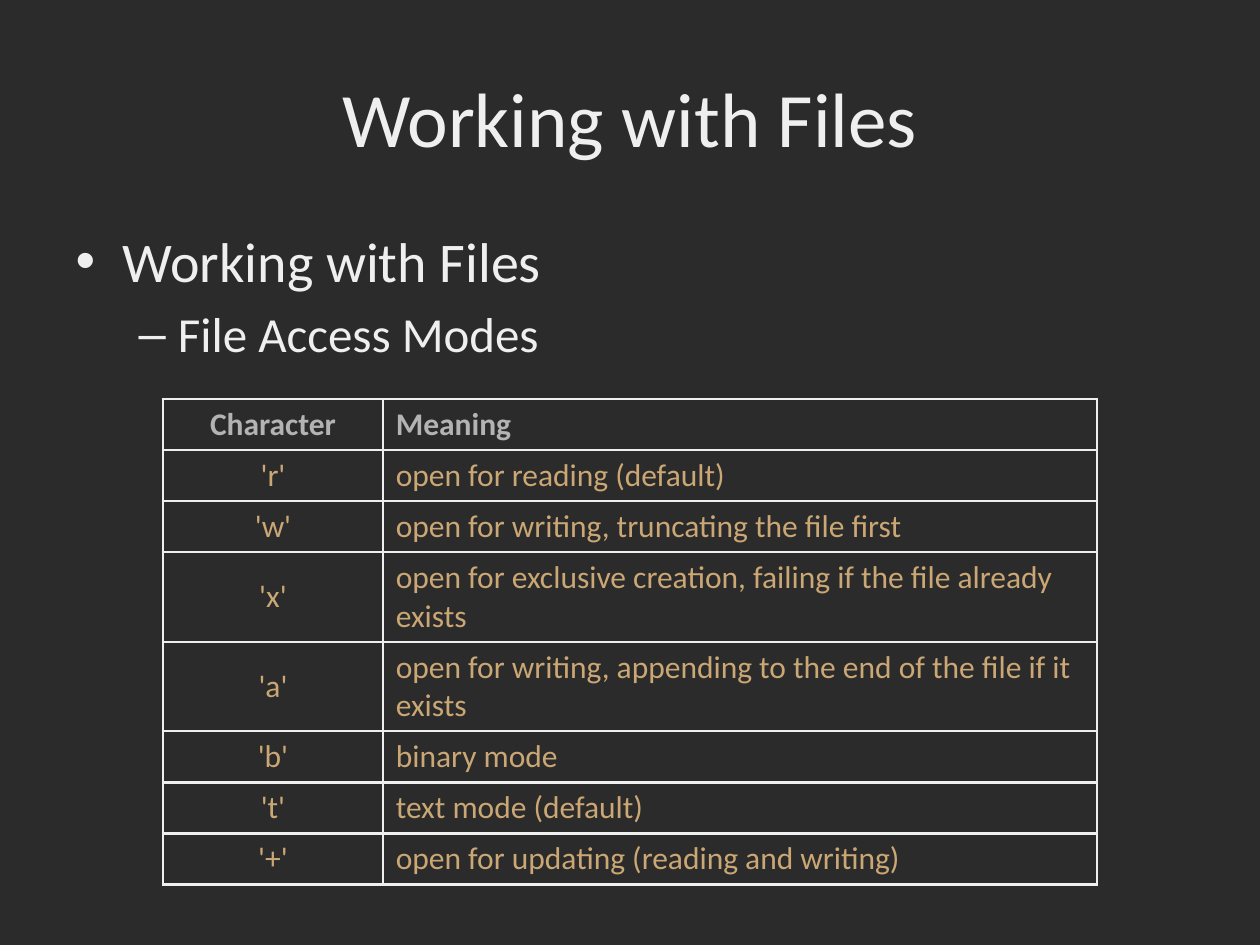
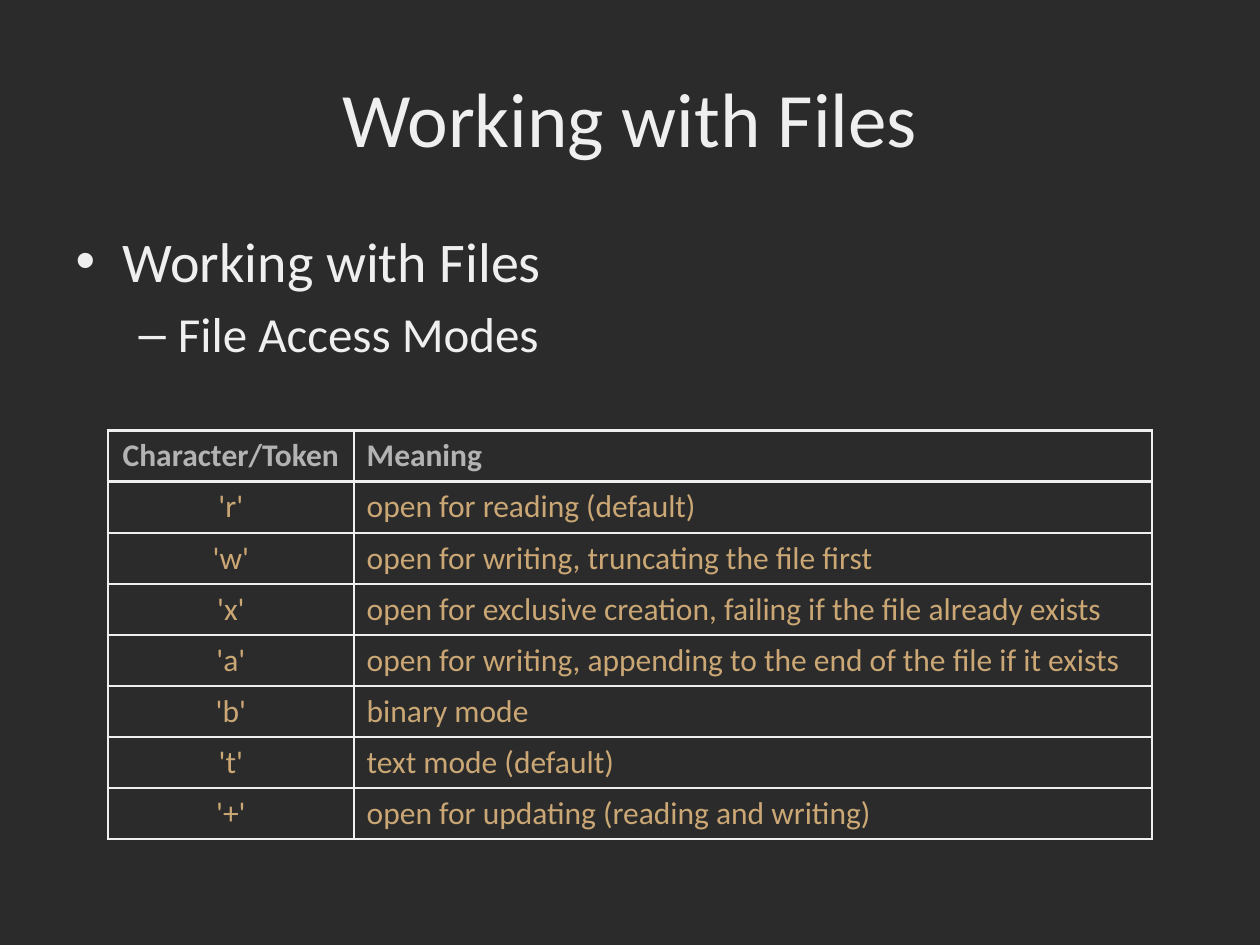
Before and after one commit to dbowmans46/PracticalProgramming, a slide deck: slide 105 of Session 7 - Python/Instructional Material/Python Review and Tutorial.pptx (slide 104 before the commit). Drawn at 1260x945 pixels with LibreOffice and Linux fonts; fonts in the diff are those of the drawing; background and template pictures are left out; a plain dark background stands for a picture behind light text. Boxes give left, top, right and bottom in pixels: in the first picture for what was removed or moved away, otherwise in the second. Text is boxed around its words. In the diff, an @@ line names an element or a change of style, - is before the commit and + after.

```diff
--- a/Session 7 - Python/Instructional Material/Python Review and Tutorial.pptx
+++ b/Session 7 - Python/Instructional Material/Python Review and Tutorial.pptx
@@ table at (x1=107, y1=431, x2=1153, y2=834) @@
-row 1, column 1: Character
+row 1, column 1: Character/Token
@@ table resized from (x1=163, y1=399, x2=1097, y2=879) to (x1=107, y1=431, x2=1153, y2=834) @@
```
Also in this commit, not shown: 6 other slides changed, 4 slides added, 1 other file.
